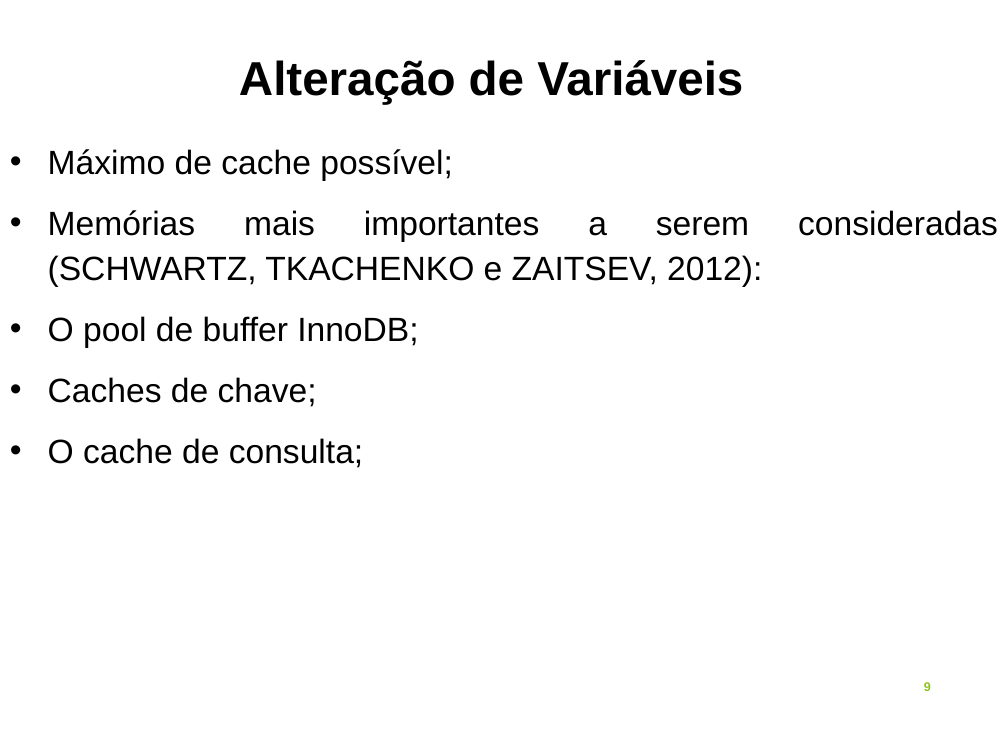
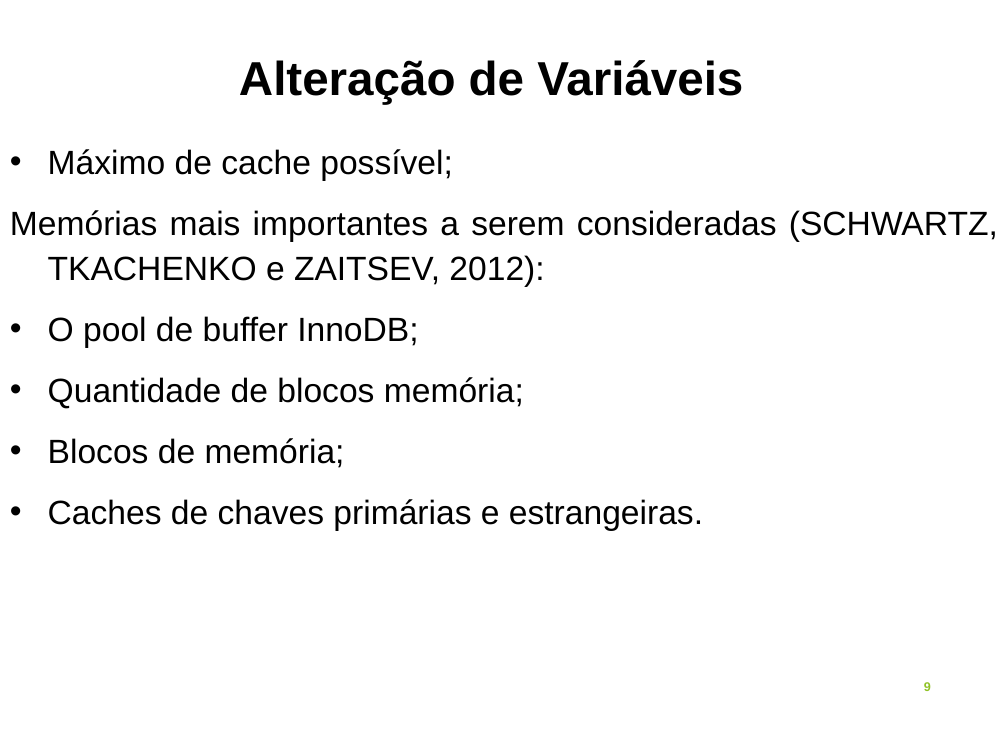
Before and after one commit to alexsandro-matias/TPC-H, a slide deck: slide 9 of final-doc/apresentacao-defesa-tcc.ppt. Drawn at 1008x756 pixels with LibreOffice and Linux fonts; fonts in the diff are those of the drawing. Boxes give left, top, right and bottom in pixels: in the first picture for what was removed or moved away, otherwise in the second. Text is boxed around its words. In the diff, an @@ line names an element or a change of style, - is before the commit and + after.

```diff
--- a/final-doc/apresentacao-defesa-tcc.ppt
+++ b/final-doc/apresentacao-defesa-tcc.ppt
@@ text at <box>10,210,998,287</box>: bullet • to none @@
@@ text at <box>48,377,703,531</box>: text changed @@
-• Caches de chave;
-• O cache de consulta;
+• Quantidade de blocos memória;
+• Blocos de memória;
+• Caches de chaves primárias e estrangeiras.
```
Also in this commit, not shown: 7 other slides changed, 2 slides added, 3 other files.
